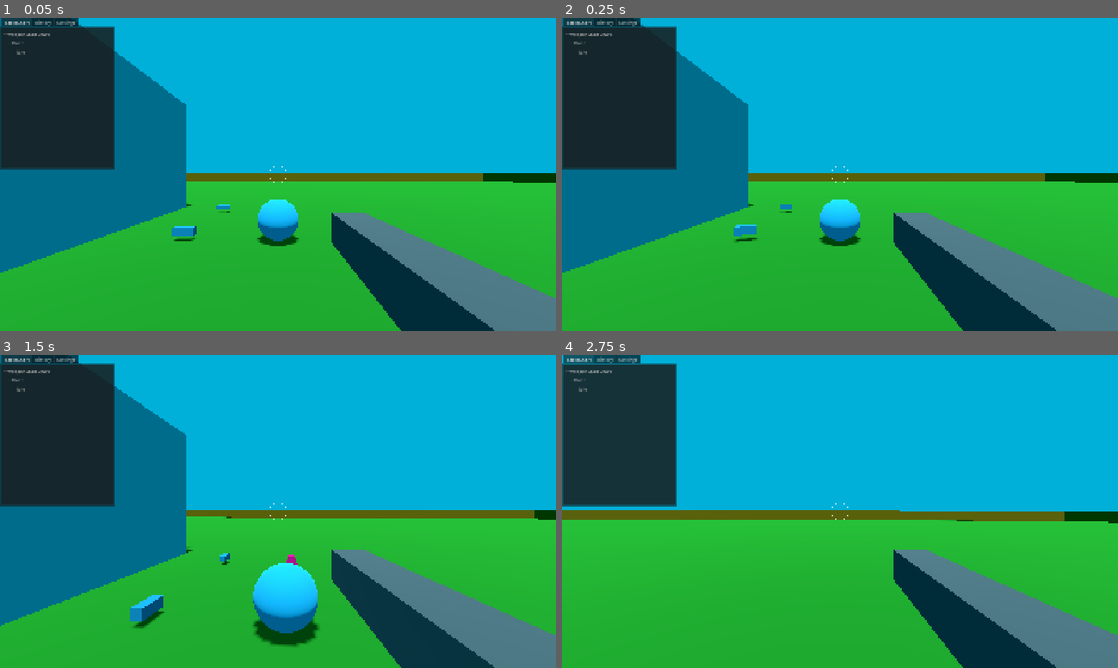
Above: before the commit, frames 1-4 (two rows, left to right).
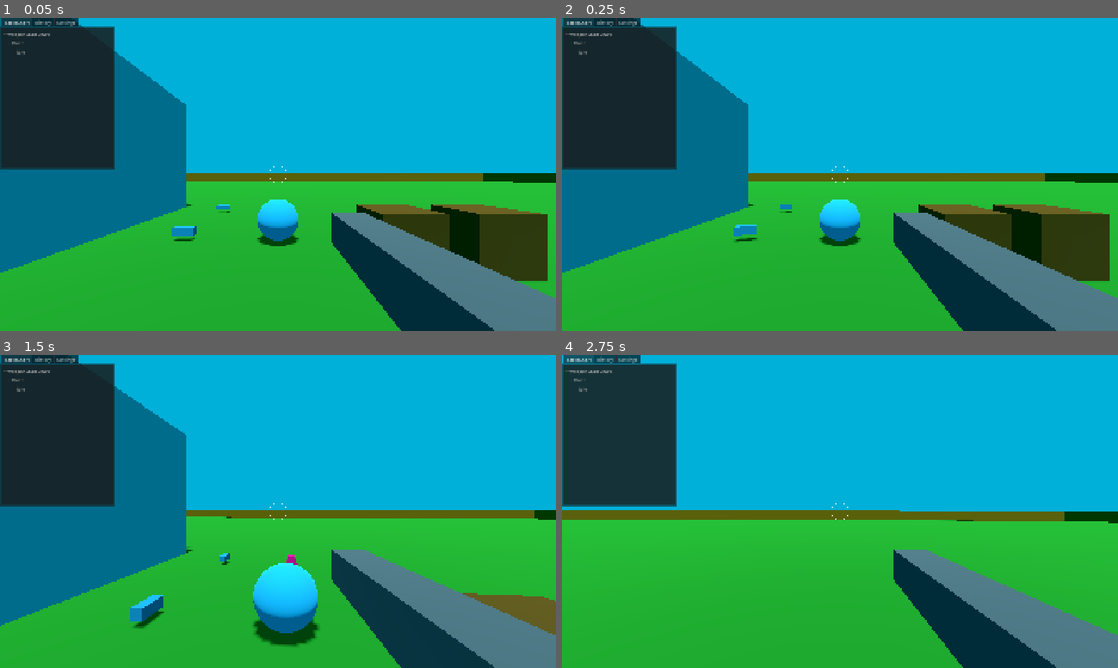
Above: after the commit, the same moments.

Repository: janisl/rpg-core
Game: Godot game, scene res://systems/main_scene.tscn
Two runs of this game, one before a commit and one after it. Both use one fixed random seed, a clock stepped at 60 frames per second and the inputs below.
Inputs (mouse positions are in pixels of both pictures, inside the frame that each line leads up to):
- Up to frame 1 (0.05 s): no input
- Up to frame 2 (0.25 s): no input
- Up to frame 3 (1.5 s): tap Enter at 0.5 s; move the mouse to (305, 511) at 0.52 s; hold Shift (crouch) 0.53-1.28 s; hold W (forward) from 0.53 s (still down); tap Space (jump) at 0.77 s; move the mouse to (250, 511) at 1.27 s; click (250, 511) at 1.35 s
- Up to frame 4 (2.75 s): keep holding W (forward); tap Space (jump) at 1.52 s; move the mouse to (851, 505) at 2.02 s; hold Ctrl (sprint) from 2.03 s (still down)

The runs differ from the first frame. In frame 1, 4.9% of the frame differs, in the area x 64-99%, y 59-84%; in frame 2, 4.9%; in frame 3, 1.0%; in frame 4, nothing differs.

Commit message:
Health component

Diff:
--- a/actors/player/components/weapon_controller.gd
+++ b/actors/player/components/weapon_controller.gd
@@ -91,11 +91,10 @@
 		var result := space_state.intersect_ray(query)
 
 		if not result:
-			print("No hit!")
 			return
 
-		print("Hit: ", result.collider.name, " at ", result.position)
 		_spawn_impact_marker(result.position)
+		_apply_damage_to_target(result.collider)
 
 
 func _spawn_impact_marker(position: Vector3) -> void:
@@ -139,3 +138,10 @@
 
 	projectile.look_at(camera.global_position + direction, Vector3.UP)
 	projectile.setup(player, velocity, current_weapon.damage)
+
+
+func _apply_damage_to_target(tagret: Node3D) -> void:
+	var health_component := tagret.get_node_or_null("HealthComponent") as HealthComponent
+
+	if health_component:
+		health_component.take_damage(current_weapon.damage, player)
--- a/actors/player/player.tscn
+++ b/actors/player/player.tscn
@@ -1,6 +1,7 @@
 [gd_scene format=3 uid="uid://dmm1368oglfp0"]
 
 [ext_resource type="Script" uid="uid://bsns0k0r51aap" path="res://actors/player/player.gd" id="1_nvxhs"]
+[ext_resource type="Script" uid="uid://dr4uco4q7gkkg" path="res://components/health_component.gd" id="2_1c637"]
 [ext_resource type="PackedScene" uid="uid://bcwkugn6v3oy7" path="res://addons/godot_state_charts/utilities/state_chart_debugger.tscn" id="2_388e2"]
 [ext_resource type="Script" uid="uid://couw105c3bde4" path="res://addons/godot_state_charts/state_chart.gd" id="2_lsqbn"]
 [ext_resource type="Script" uid="uid://c1vp0ojjvaby1" path="res://addons/godot_state_charts/parallel_state.gd" id="3_6p1w3"]
@@ -58,6 +59,10 @@
 stairs_below_ray_cast = NodePath("StairsBelowRayCast")
 weapon_controller = NodePath("Components/WeaponController")
 
+[node name="HealthComponent" type="Node" parent="." unique_id=1018563726]
+script = ExtResource("2_1c637")
+metadata/_custom_type_script = "uid://dr4uco4q7gkkg"
+
 [node name="Components" type="Node" parent="." unique_id=1802761061]
 
 [node name="GroundMovement" type="Node" parent="Components" unique_id=1310383441 node_paths=PackedStringArray("player")]
--- /dev/null
+++ b/components/health_component.gd
@@ -0,0 +1,54 @@
+class_name HealthComponent
+extends Node
+
+signal health_changed(new_health: float, max_health: float)
+signal damage_taken(amount: float, source: Node3D)
+signal died()
+
+@export var max_health := 100.0
+@export var start_at_max := true
+
+var current_health := 0.0
+var is_alive := true
+
+
+func _ready() -> void:
+	if start_at_max:
+		current_health = max_health
+
+
+func take_damage(amount: float, source: Node3D = null) -> void:
+	if not is_alive:
+		return
+
+	var actual_damage = max(0.0, amount)
+	current_health = max(0.0, current_health - actual_damage)
+
+	damage_taken.emit(actual_damage, source)
+	health_changed.emit(current_health, max_health)
+
+	print(get_parent().name, " took ", actual_damage, " damage. Health: ", current_health, "/", max_health)
+
+	if current_health <= 0.0:
+		_handle_death()
+
+
+func heal(amount: float) -> void:
+	if not is_alive:
+		return
+
+	var actual_heal = max(0.0, amount)
+	current_health = min(max_health, current_health + actual_heal)
+
+	health_changed.emit(current_health, max_health)
+
+
+func _handle_death() -> void:
+	if not is_alive:
+		return
+
+	is_alive = false
+	current_health = 0.0
+	died.emit()
+
+	print(get_parent().name, " died!")
--- a/levels/test.tscn
+++ b/levels/test.tscn
@@ -5,6 +5,7 @@
 [ext_resource type="PackedScene" uid="uid://df1jkmuafyjog" path="res://pickups/weapon_pickup.tscn" id="3_r4e4k"]
 [ext_resource type="Resource" uid="uid://vy6ngoc84hnn" path="res://weapons/resources/shotgun.tres" id="4_r4e4k"]
 [ext_resource type="PackedScene" uid="uid://c1c7ohtpkhsxw" path="res://pickups/ammo_pickup.tscn" id="5_pnvjf"]
+[ext_resource type="PackedScene" uid="uid://cj1cbhi5vwsb5" path="res://props/destructible_box.tscn" id="6_6g8e2"]
 
 [sub_resource type="StandardMaterial3D" id="StandardMaterial3D_rghg7"]
 albedo_color = Color(0, 0.38844073, 0.07338921, 1)
@@ -457,3 +458,9 @@
 [node name="AmmoPickup" parent="." unique_id=1002717355 instance=ExtResource("5_pnvjf")]
 transform = Transform3D(1, 0, 0, 0, 1, 0, 0, 0, 1, -0.008313894, 0, -8.633959)
 weapon_slot = 2
+
+[node name="DestructibleBox" parent="." unique_id=1172205483 instance=ExtResource("6_6g8e2")]
+transform = Transform3D(1, 0, 0, 0, 1, 0, 0, 0, 1, 2.060729, 2.3841858e-07, -3.556786)
+
+[node name="DestructibleBox2" parent="." unique_id=1727946077 instance=ExtResource("6_6g8e2")]
+transform = Transform3D(1, 0, 0, 0, 1, 0, 0, 0, 1, 3.5308132, 2.3841858e-07, -3.556786)
--- /dev/null
+++ b/props/destructible_box.gd
@@ -0,0 +1,5 @@
+extends StaticBody3D
+
+
+func _on_health_component_died() -> void:
+	queue_free()
--- /dev/null
+++ b/props/destructible_box.tscn
@@ -0,0 +1,30 @@
+[gd_scene format=3 uid="uid://cj1cbhi5vwsb5"]
+
+[ext_resource type="Script" uid="uid://dr4uco4q7gkkg" path="res://components/health_component.gd" id="1_2xv2q"]
+[ext_resource type="Script" uid="uid://doypn4bs8xeol" path="res://props/destructible_box.gd" id="1_5sfkv"]
+
+[sub_resource type="StandardMaterial3D" id="StandardMaterial3D_rdqwp"]
+albedo_color = Color(0.33825946, 0.19281942, 9.62615e-08, 1)
+
+[sub_resource type="BoxMesh" id="BoxMesh_bsiym"]
+material = SubResource("StandardMaterial3D_rdqwp")
+
+[sub_resource type="BoxShape3D" id="BoxShape3D_awh2e"]
+
+[node name="DestructibleBox" type="StaticBody3D" unique_id=1172205483]
+script = ExtResource("1_5sfkv")
+
+[node name="Mesh" type="MeshInstance3D" parent="." unique_id=1386518013]
+transform = Transform3D(1, 0, 0, 0, 1, 0, 0, 0, 1, 0, 0.5, 0)
+mesh = SubResource("BoxMesh_bsiym")
+
+[node name="CollisionShape" type="CollisionShape3D" parent="." unique_id=1079472010]
+transform = Transform3D(1, 0, 0, 0, 1, 0, 0, 0, 1, 0, 0.5, 0)
+shape = SubResource("BoxShape3D_awh2e")
+
+[node name="HealthComponent" type="Node" parent="." unique_id=942312116]
+script = ExtResource("1_2xv2q")
+max_health = 50.0
+metadata/_custom_type_script = "uid://dr4uco4q7gkkg"
+
+[connection signal="died" from="HealthComponent" to="." method="_on_health_component_died"]
--- a/weapons/projectile.gd
+++ b/weapons/projectile.gd
@@ -40,6 +40,11 @@
 		return
 
 	_spawn_impact_marker(global_position)
+
+	var health_component := body.get_node_or_null("HealthComponent") as HealthComponent
+	if health_component:
+		health_component.take_damage(damage, self)
+
 	queue_free()
 
 
Not shown, added: components/health_component.gd.uid
Not shown: 3 places in levels/test.tscn that only renumber resources
Not shown, added: props/destructible_box.gd.uid
